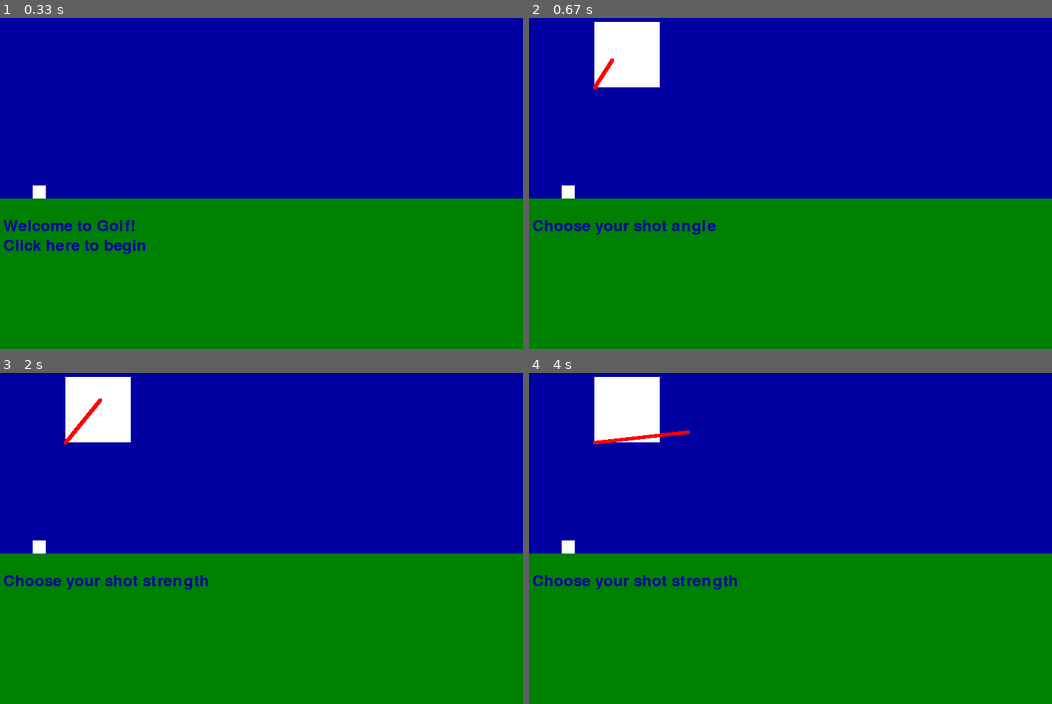
Above: before the commit, frames 1-4 (two rows, left to right).
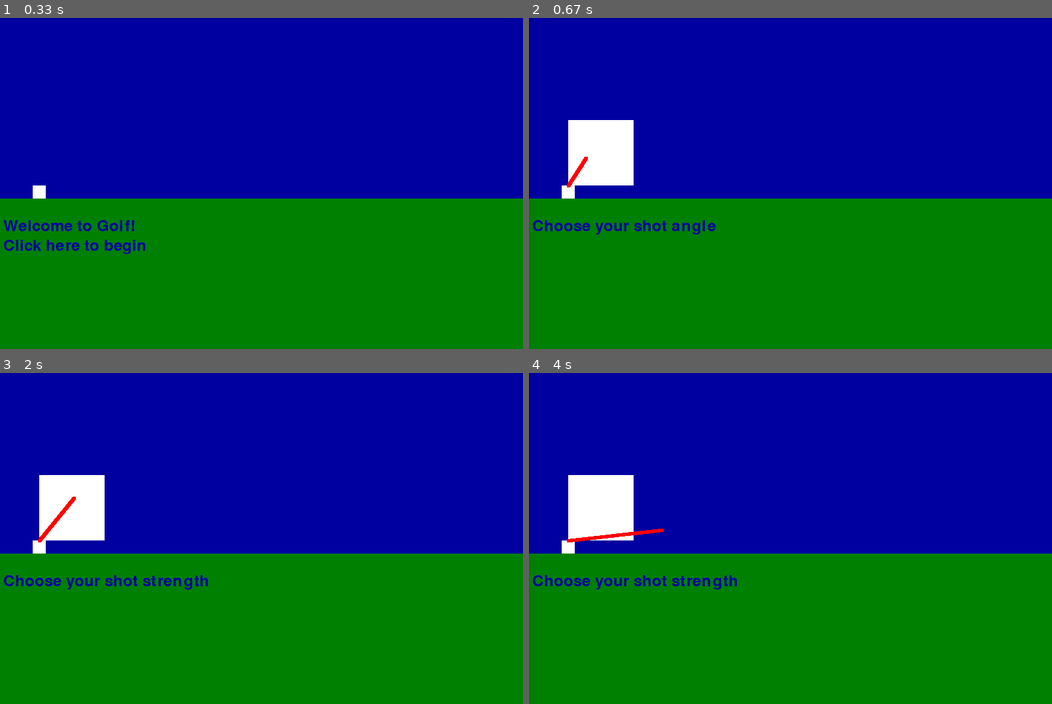
Above: after the commit, the same moments.

Repository: connorsadler/pygamehelperpublic
Game: pygame game, started from samplegame13_golf.py
Two runs of this game, one before a commit and one after it. Both use one fixed random seed, a clock stepped at 60 frames per second and the inputs below.
Inputs (mouse positions are in pixels of both pictures, inside the frame that each line leads up to):
- Up to frame 1 (0.33 s): no input
- Up to frame 2 (0.67 s): click "Welcome to Golf!" at 0.38 s
- Up to frame 3 (2 s): click (313, 594) at 0.72 s; click (99, 601) at 1.05 s; click (455, 644) at 1.38 s; click "Choose your shot angle" at 1.72 s
- Up to frame 4 (4 s): click (764, 611) at 2.05 s; click (989, 654) at 2.38 s; click (973, 611) at 3.22 s

Frame 1 is identical in both runs. In frame 2, 5.0% of the frame differs, in the area x 7-25%, y 1-52%; in frame 3, 5.0%; in frame 4, 5.1%, in the area x 7-31%, y 1-52%.

Commit message:
start golf

Diff:
--- a/samplegame13_golf.py
+++ b/samplegame13_golf.py
@@ -111,7 +111,7 @@
                 self.angleChooser = None
         elif self.stage == 2:
             if self.angleChooser == None:
-                self.angleChooser = AngleChooser(100, 100, 100, 100)
+                self.angleChooser = AngleChooser(60, 250, 100, 100)
                 addSprite(self.angleChooser)
             self.angleChooser.startAngleChange()
         elif self.stage == 3:
